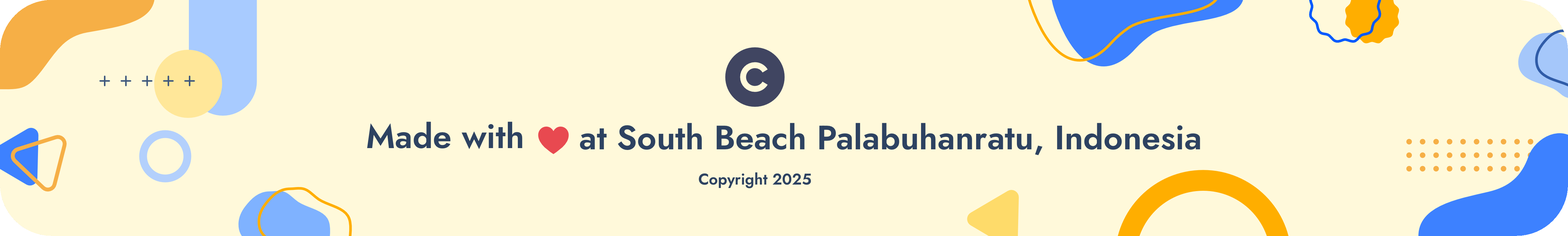
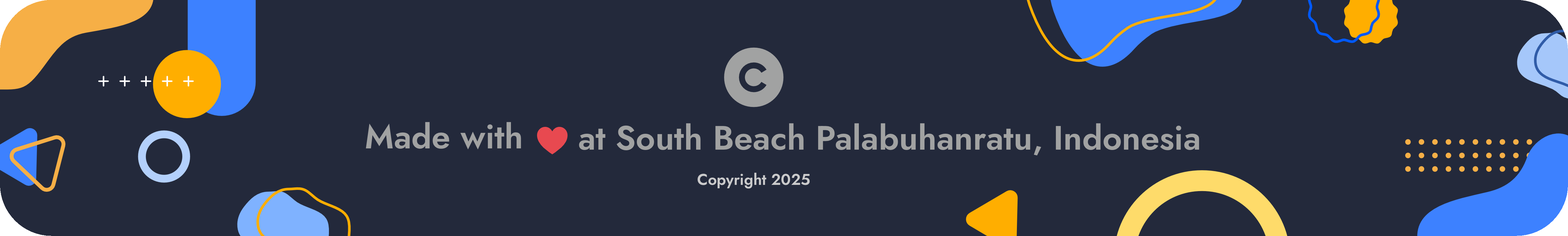
Two versions of the same layered image (1568 × 236). Layer-by-layer changes:
moved "banner-copyright-dark(2025)" above "banner-copyright-light(2025)", painted on it over [0, 0, 1568, 236]